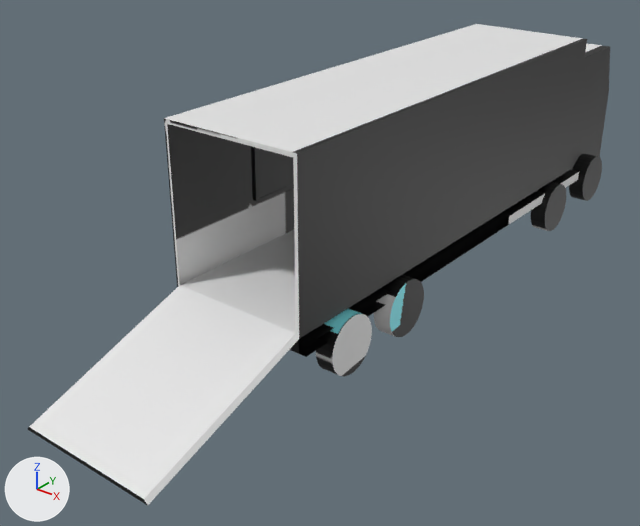
What one commit did to the FBX model Photon/Assets/models/FBI_Truck/FBI_Truck.fbx.
Camera for both pictures: a 50 mm camera at (16.6, -25.6, 15.0) aimed at (-1.2, -3.4, 1.3). The lights are fixed; the arrows at lower left show +X, +Y and +Z. Where no turn or scale is listed for an object, it has been applied to the vertices.

In view in the first picture: 'FBI_Truck'.
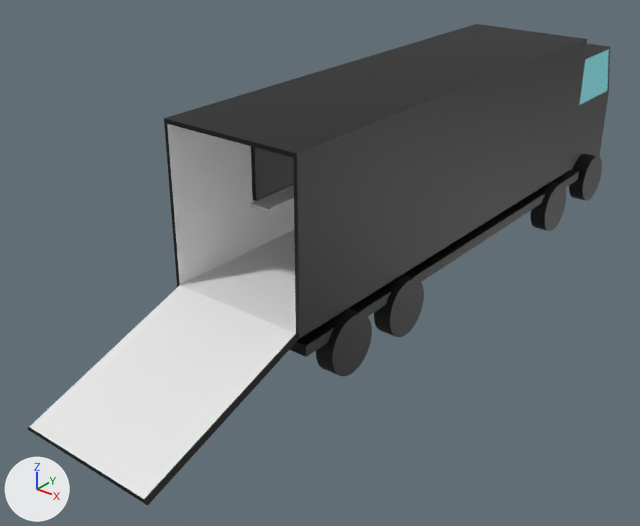
What changed in the scene script:
```text
Change me_cylinder:
    used by ob_fbi_truck; location = (2.54, 10.78, 1.25)
    remove me_cylinder.from_pydata(...)  # 648 vertices, 398 faces; spans x -5.4..0.3, y -25.7..2.3, z -1.2..6.4
    add me_cylinder.from_pydata(...)  # 656 vertices, 404 faces; spans x -5.4..0.3, y -25.7..2.3, z -1.2..6.4
    me_cylinder part 1: a new loose piece, a box spanning x -4.94..-4.09, y -16.4..-5.11, z 2.55..2.7, in mat_material_001 (picture img_fbitruck_texture_png)
    me_cylinder part 2: 370 kept faces spanning x -5.4..0.3, y -25.7..2.3, z -1.2..6.4 get new texture (UV) coordinates
```

Changed parts and their boxes [x1, y1, x2, y2] in the pictures (640 x 526 px):
part 1 of me_cylinder, added
    after: [251, 185, 294, 213]
part 2 of me_cylinder, surface changed
    both: [141, 24, 610, 505]
